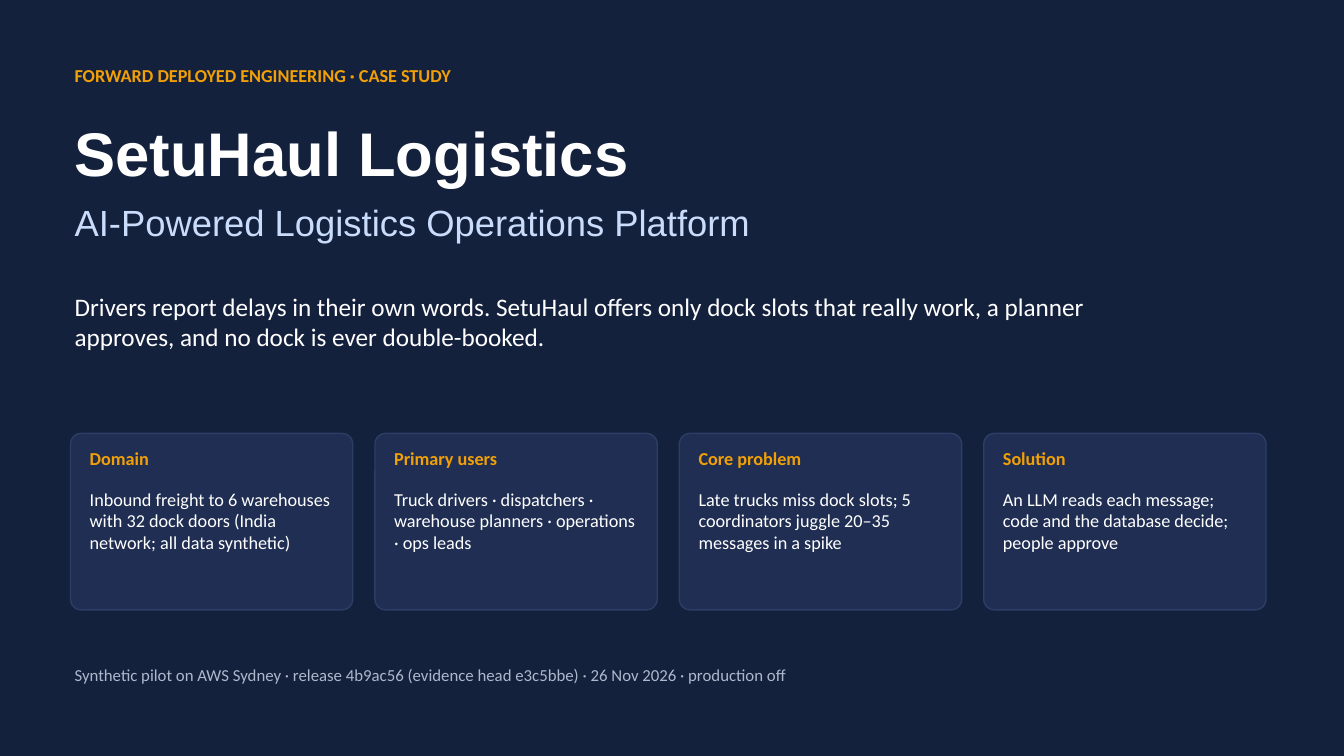
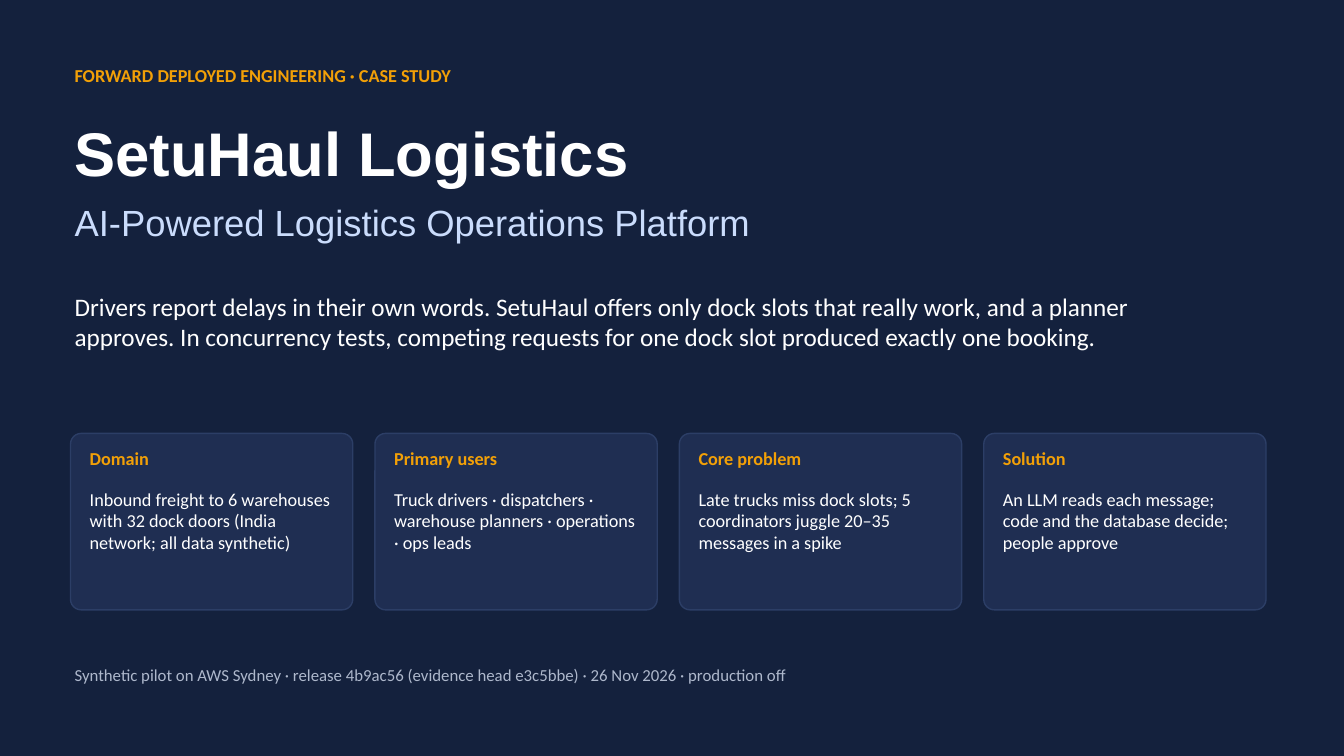
Before and after one commit to amolam/setuhaul-logistics, a slide deck: slide 1 of artifacts/fde-demo/SetuHaul_FDE_Demo.pptx. Drawn at 1344x756 pixels with LibreOffice and Linux fonts; fonts in the diff are those of the drawing. Boxes give left, top, right and bottom in pixels: in the first picture for what was removed or moved away, otherwise in the second. Text is boxed around its words. In the diff, an @@ line names an element or a change of style, - is before the commit and + after.

```diff
--- a/artifacts/fde-demo/SetuHaul_FDE_Demo.pptx
+++ b/artifacts/fde-demo/SetuHaul_FDE_Demo.pptx
@@ text at <box>75,298,1128,351</box>: text changed @@
-Drivers report delays in their own words. SetuHaul offers only dock slots that really work, a planner approves, and no dock is ever double-booked.
+Drivers report delays in their own words. SetuHaul offers only dock slots that really work, and a planner approves. In concurrency tests, competing requests for one dock slot produced exactly one booking.
```
Also in this commit, not shown: 11 other slides changed, 22 other files.
